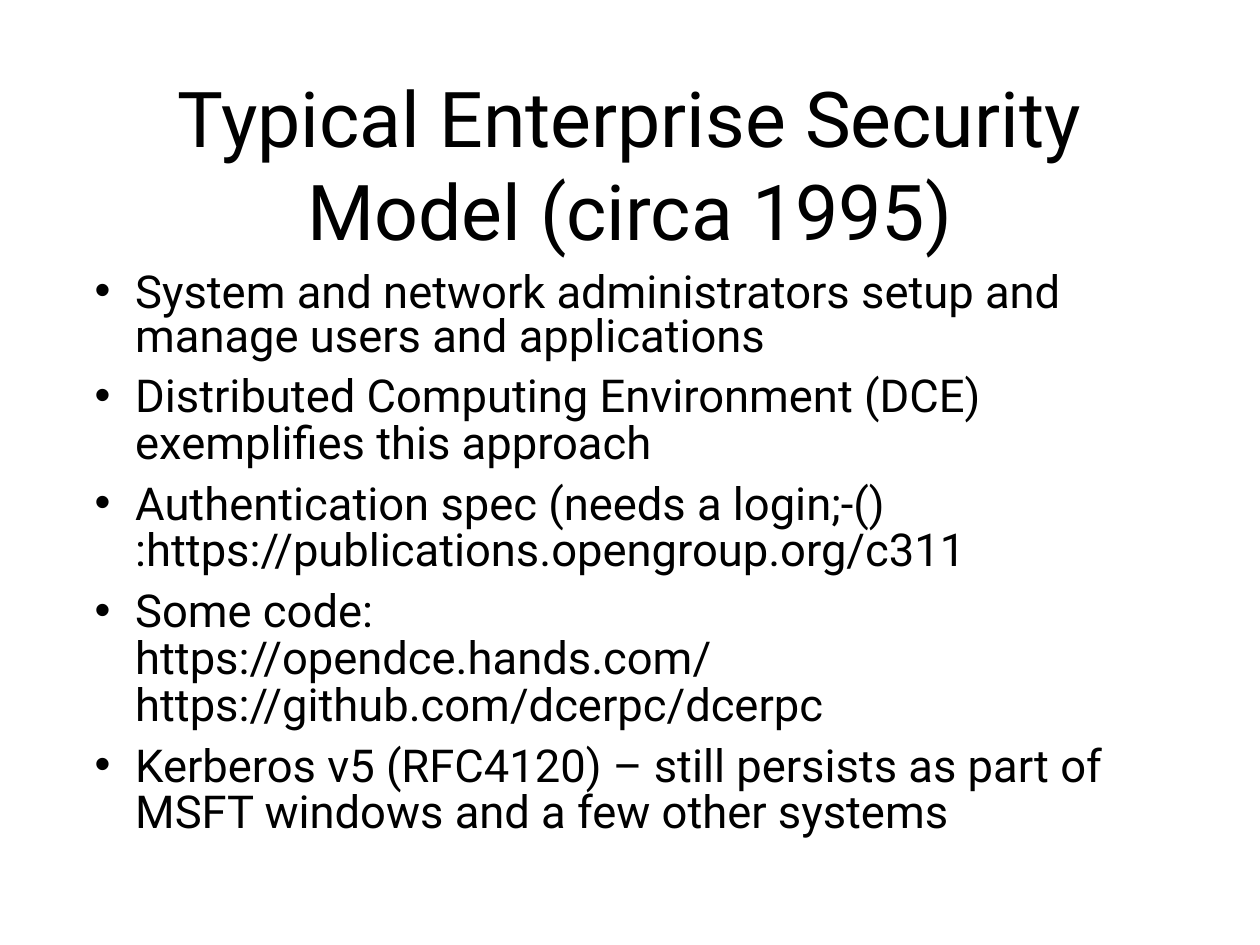
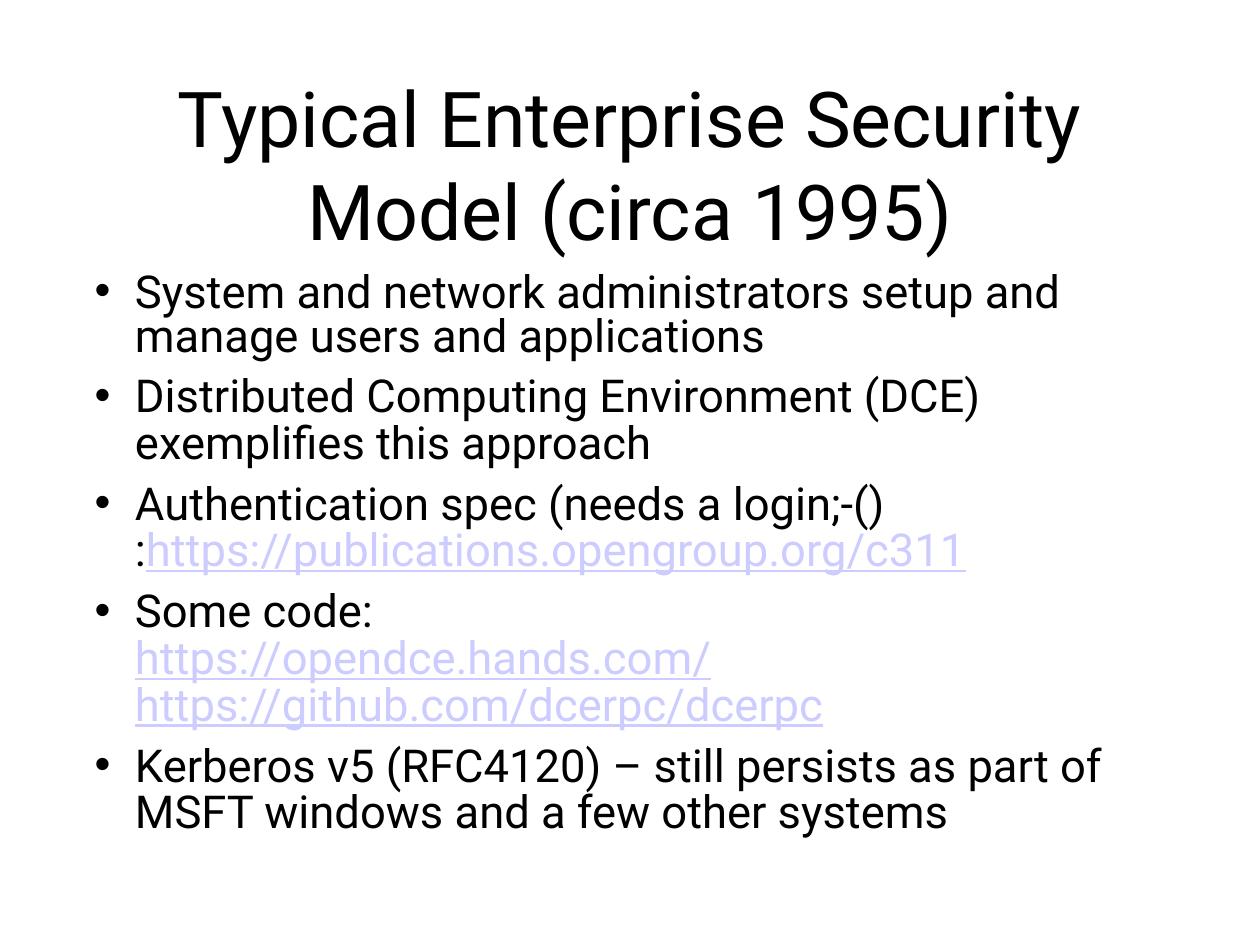
Before and after one commit to sftcd/cs7053, a slide deck: slide 19 of 2021lectures/02-concepts.ppt. Drawn at 1260x945 pixels with LibreOffice and Linux fonts; fonts in the diff are those of the drawing. Boxes give left, top, right and bottom in pixels: in the first picture for what was removed or moved away, otherwise in the second. Text is boxed around its words. In the diff, an @@ line names an element or a change of style, - is before the commit and + after.

```diff
--- a/2021lectures/02-concepts.ppt
+++ b/2021lectures/02-concepts.ppt
@@ text "System and network administrators setup ..." at [135, 274, 1102, 838]: text colour #000000 to #CCCCFF, underline on in ":https://publications.opengroup.org/c311", "https://opendce.hands.com/ https://github.com/dcerpc/dcerpc" @@
```
Also in this commit, not shown: 23 other slides changed, 1 slide added, 6 other files.
